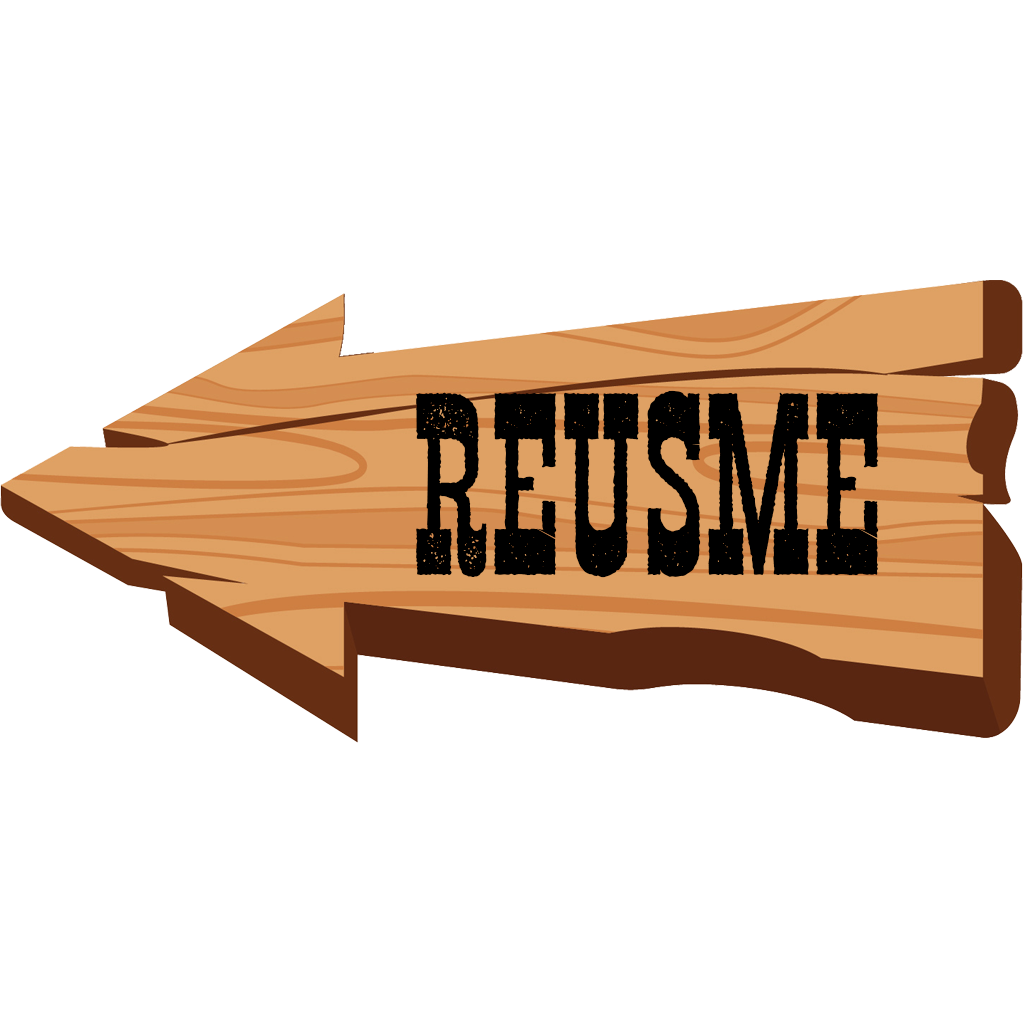
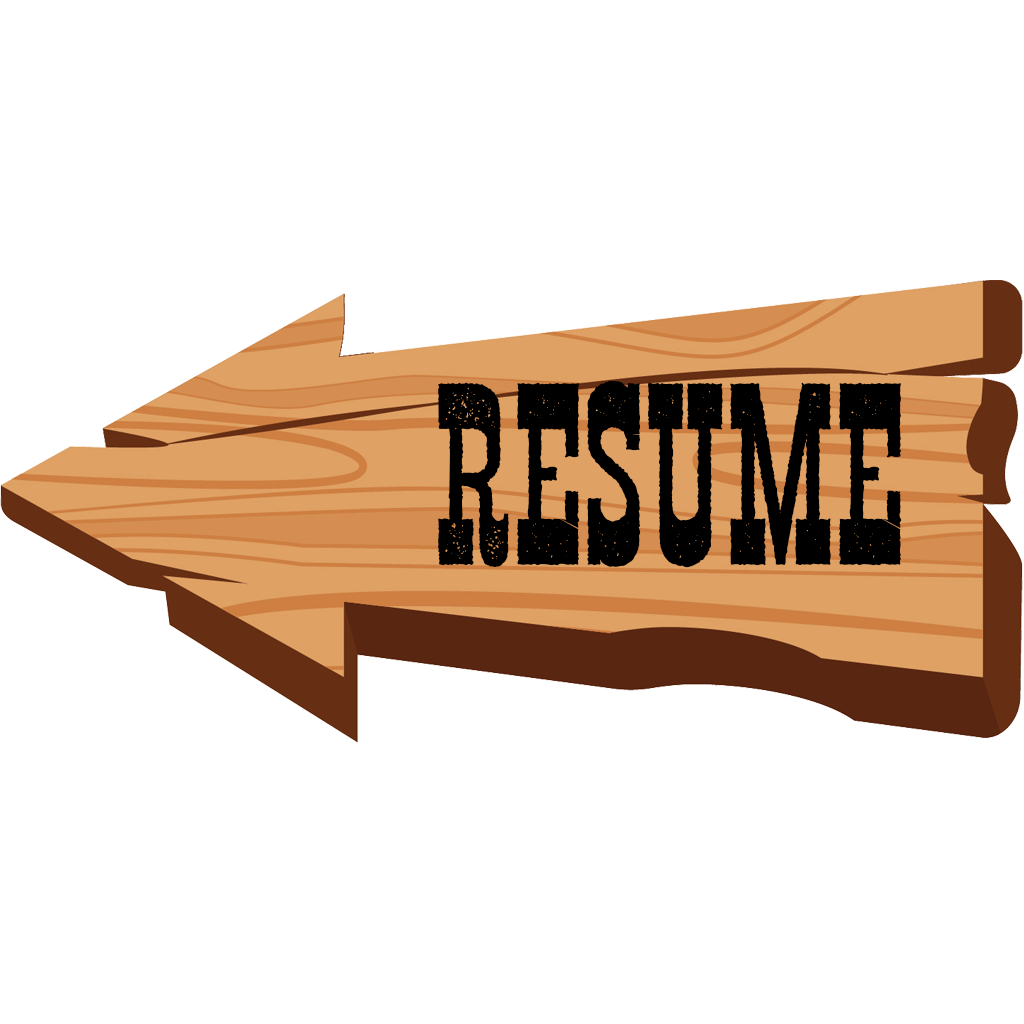
Layers edited between the first and the second 1024 × 1024 image:
renamed "Reusme" to "Resume", painted on it over [416, 380, 902, 578]
